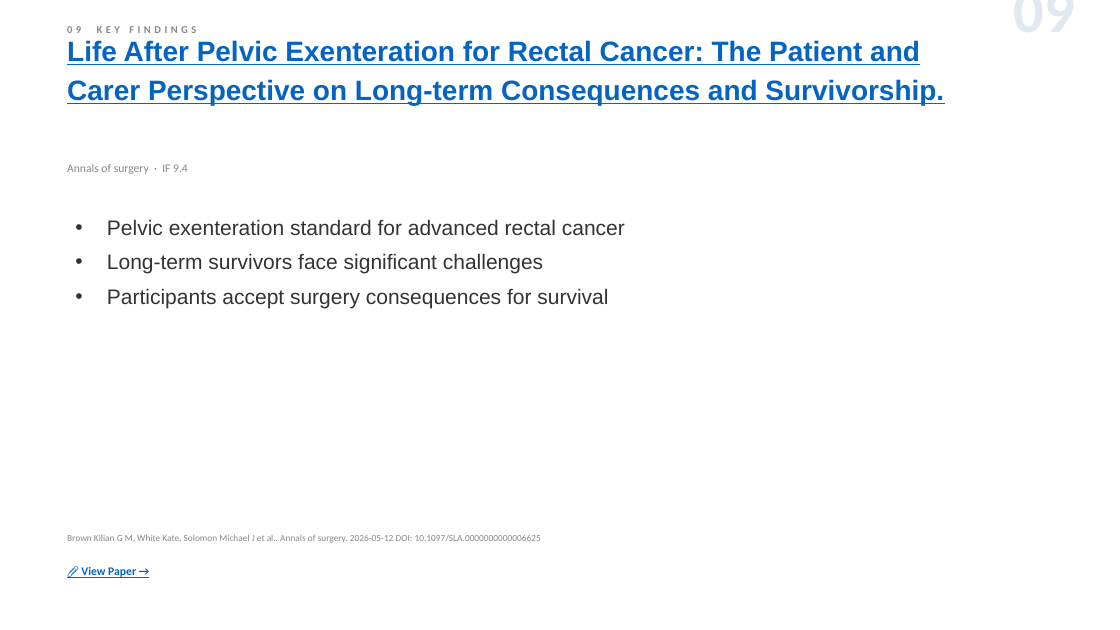
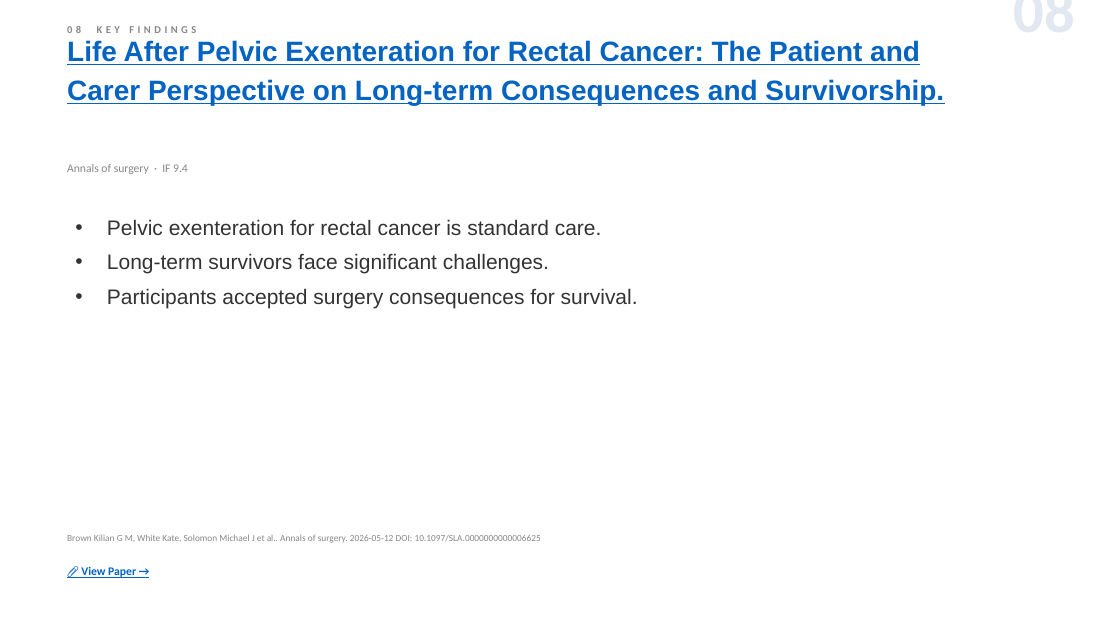
Before and after one commit to jejenhu-maker/colorectal-weekly-digest, a slide deck: slide 10 of docs/digest-en.pptx (slide 11 before the commit). Drawn at 1120x630 pixels with LibreOffice and Linux fonts; fonts in the diff are those of the drawing. Boxes give left, top, right and bottom in pixels: in the first picture for what was removed or moved away, otherwise in the second. Text is boxed around its words. In the diff, an @@ line names an element or a change of style, - is before the commit and + after.

```diff
--- a/docs/digest-en.pptx
+++ b/docs/digest-en.pptx
@@ text at (840, 8, 1075, 8): text changed @@
-09
+08
@@ text at (107, 219, 638, 308): text changed @@
-• Pelvic exenteration standard for advanced rectal cancer
-• Long-term survivors face significant challenges
-• Participants accept surgery consequences for survival
+• Pelvic exenteration for rectal cancer is standard care.
+• Long-term survivors face significant challenges.
+• Participants accepted surgery consequences for survival.
```
Also in this commit, not shown: 11 other slides changed, 2 slides added, 2 slides removed, 2 other files.
